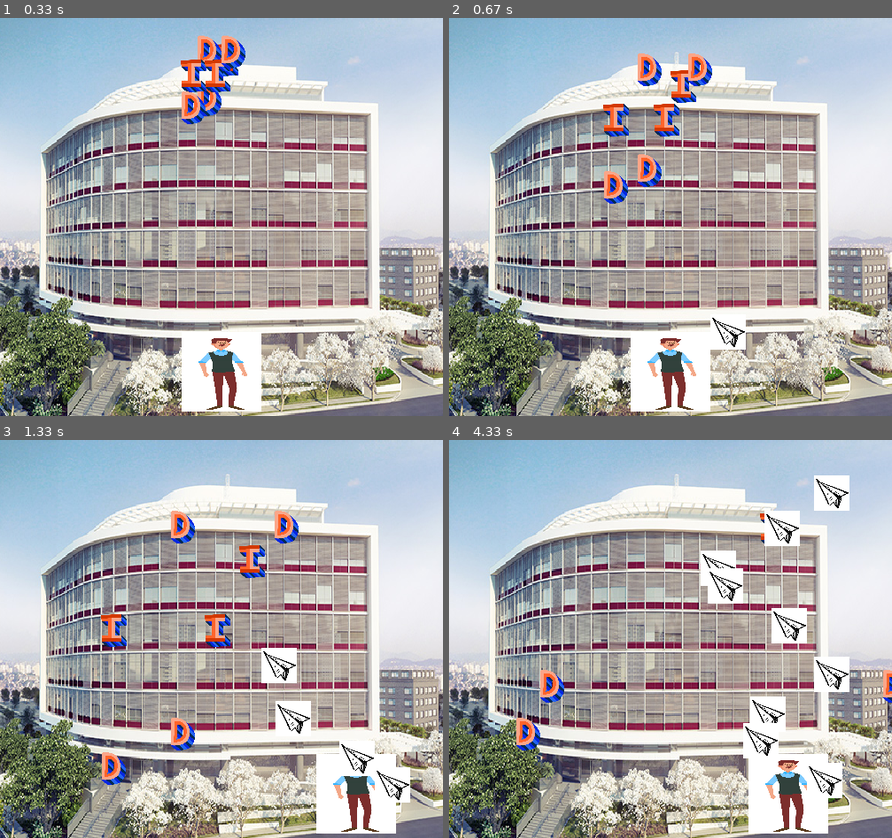
Above: before the commit, frames 1-4 (two rows, left to right).
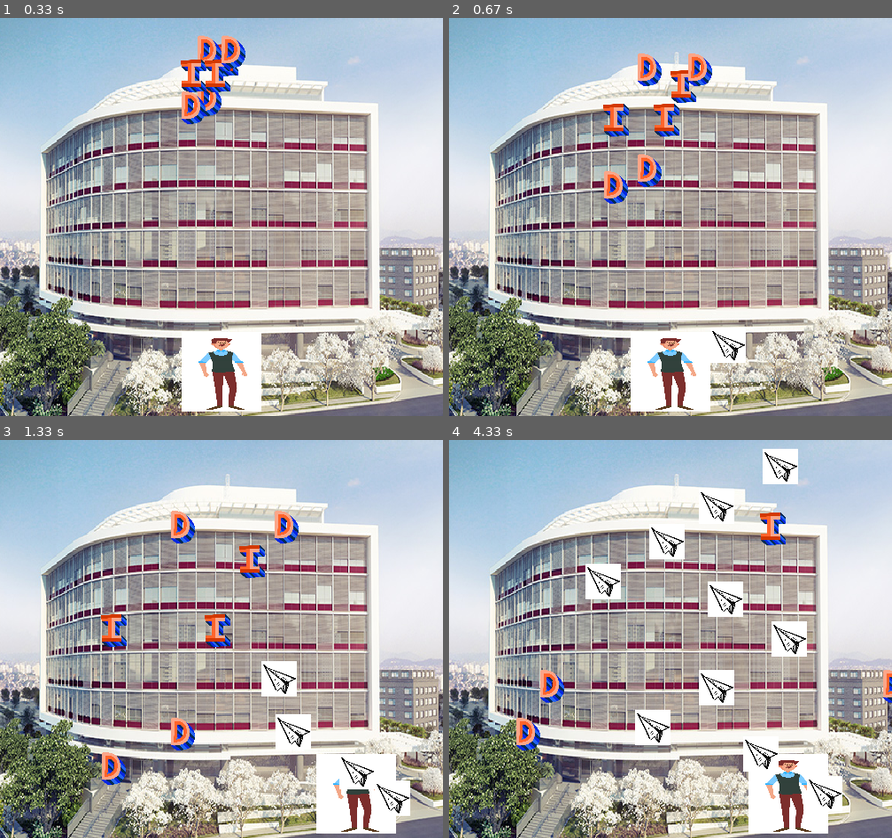
Above: after the commit, the same moments.

Repository: HudsonArauj/jogo_pygame
Game: pygame game, started from jogo_1.py
Same seed, same stepped clock (60 frames per second), same inputs: the game is played once before the commit and once after it.
Inputs:
- Up to frame 1 (0.33 s): no input
- Up to frame 2 (0.67 s): tap Space at 0.33 s
- Up to frame 3 (1.33 s): hold Right 0.67-1.13 s; tap Space at 0.73, 1.03, 1.23 s; hold Right from 1.17 s (still down)
- Up to frame 4 (4.33 s): tap Space at 1.53, 1.73, 2.03, 2.3, 2.6, 2.73, 3.03, 3.4, 3.7, 3.9, 4.2 s; release Right at 1.63 s; hold Left 1.67-2.2 s; hold Left 2.23-2.63 s; hold Right 2.67-3.3 s; hold Left 3.33-3.8 s; hold Right 3.83-4.3 s

Frame 1 is identical in both runs. In frame 2, 0.5% of the frame differs, in the area x 59-67%, y 75-87%; in frame 3, 2.2%; in frame 4, 8.4%, in the area x 30-91%, y 2-93%.

Commit message:
Mudei para lançar o aviao do lado que o jogador estiver virado(esquerda ou direita)

Diff:
--- a/jogo_1.py
+++ b/jogo_1.py
@@ -68,6 +68,8 @@
         self.todos_elementos = todos_elementos
         self.todos_avioes = todos_avioes
         self.aviao_imagem = aviao_imagem
+        self.direcao = 1  #Começa olhando pra direita
+
 
     def update(self):
         self.rect.x += self.speedx
@@ -79,7 +81,10 @@
             self.rect.left = 0
 
     def lancamento(self):
-        novo_aviao = Aviao(self.aviao_imagem, (self.rect.y+altura_jogador/3),  self.rect.right)
+        if self.direcao == 1:
+            novo_aviao = Aviao(self.aviao_imagem, self.rect.centery,  self.rect.right)
+        else:
+            novo_aviao = Aviao(self.aviao_imagem, self.rect.centery,  (self.rect.left-comprimento_letras))
         self.todos_elementos.add(novo_aviao)
         self.todos_avioes.add(novo_aviao)
 
@@ -133,8 +138,10 @@
         if event.type == pygame.KEYDOWN:
             if event.key == pygame.K_LEFT:
                 jogador.speedx -= v
+                jogador.direcao = 0
             if event.key == pygame.K_RIGHT:
                 jogador.speedx += v
+                jogador.direcao = 1
             if event.key == pygame.K_SPACE:
                 jogador.lancamento()
         if event.type == pygame.KEYUP:
